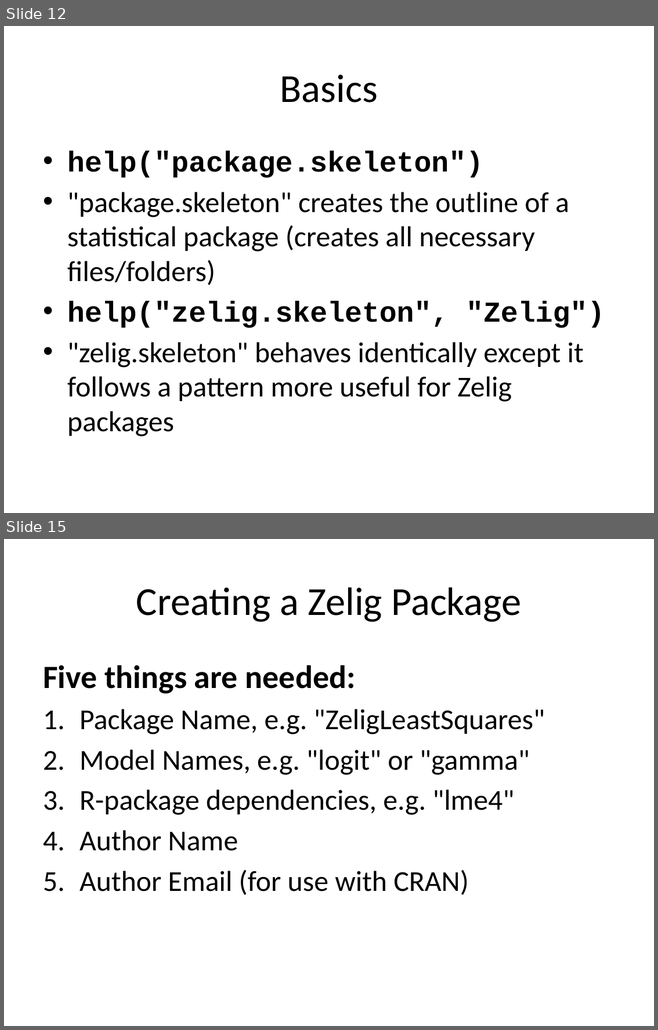
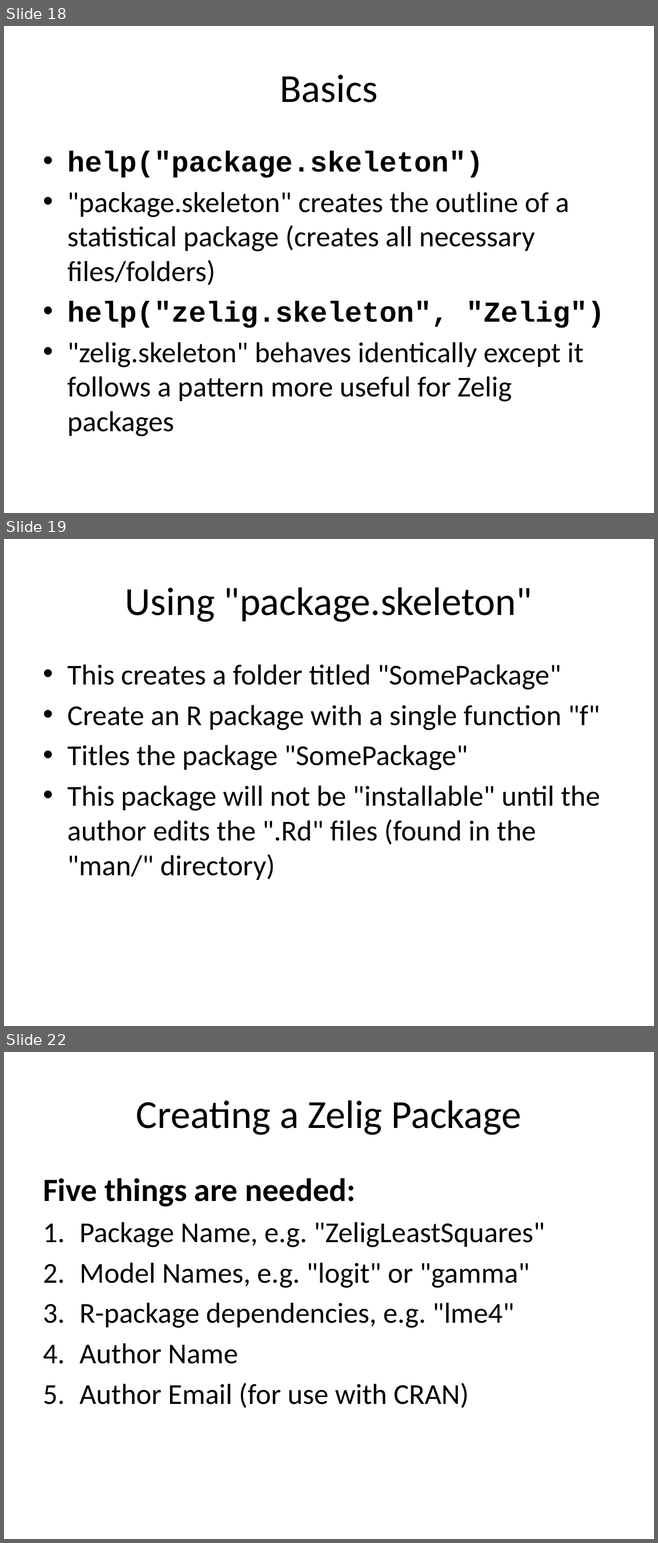
Before and after one commit to IQSS/Zelig4-Documentation, a slide deck: January-Class/Zelig_1_regressions.pptx. Shown one above the other, each under a label of ours: slides 12 and 15 before the commit, slides 18, 19 and 22 after it; the slides between them are not shown. The pictures are 658x1030 and 658x1543 pixels, drawn with LibreOffice and Linux fonts; fonts in the diff are those of the drawing. Boxes give left, top, right and bottom in pixels: in the first picture for what was removed or moved away, otherwise in the second. Text is boxed around its words. In the diff, an @@ line names an element or a change of style, - is before the commit and + after.

```diff
--- a/January-Class/Zelig_1_regressions.pptx
+++ b/January-Class/Zelig_1_regressions.pptx
@@ slide 19 added at (4,539,654,1026), background #FFFFFF @@
@@ title added at (125,587,532,622), 44 pt, text #000000 @@
+Using "package.skeleton"
@@ text added at (67,664,600,880), 32 pt, text #000000 @@
+• This creates a folder titled "SomePackage"
+• Create an R package with a single function "f"
+• Titles the package "SomePackage"
+• This package will not be "installable" until the author edits the ".Rd" files (found in the "man/" directory)
@@ what was slide 12 is now slide 18 @@
@@ what was slide 15 is now slide 22 @@
```
Also in this commit, not shown: 2 slides changed, 6 other slides added.
